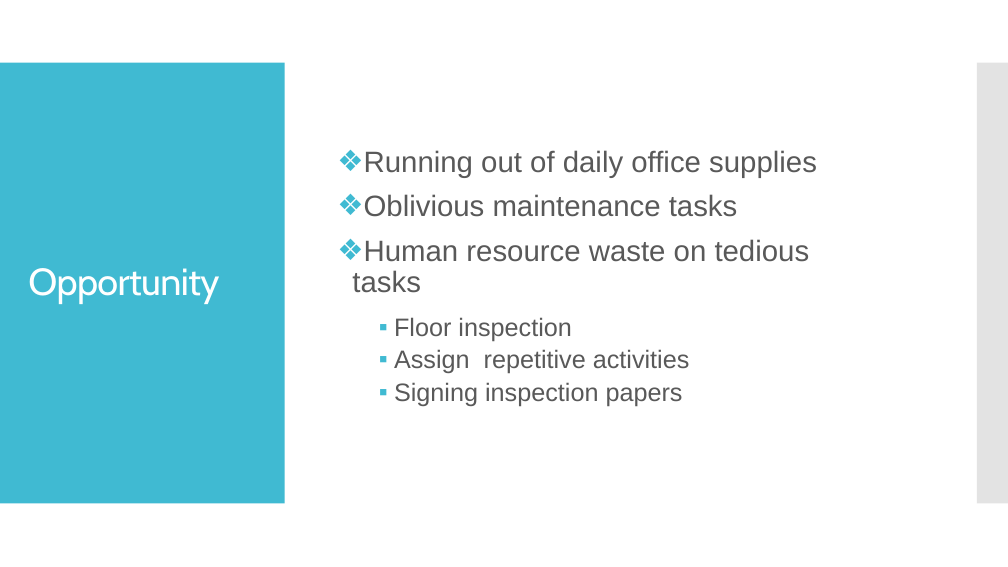
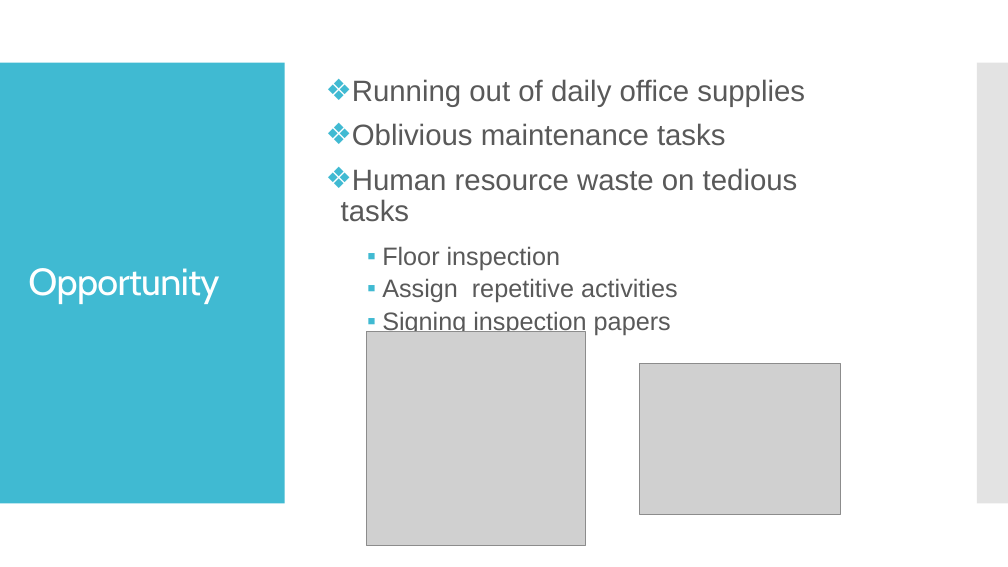
Before and after one commit to k4rriL/ATS, a slide deck: slide 2 of Presentation/Automatic Ticketing System (ATS).pptx. Drawn at 1008x567 pixels with LibreOffice and Linux fonts; fonts in the diff are those of the drawing; grey boxes stand for pictures. Boxes give left, top, right and bottom in pixels: in the first picture for what was removed or moved away, otherwise in the second. Text is boxed around its words. In the diff, an @@ line names an element or a change of style, - is before the commit and + after.

```diff
--- a/Presentation/Automatic Ticketing System (ATS).pptx
+++ b/Presentation/Automatic Ticketing System (ATS).pptx
@@ text "Running out of daily office ...": place and size @@
-text "Running out of daily office ..." at box(352, 150, 817, 406)
+text "Running out of daily office ..." at box(341, 79, 805, 335)
@@ picture added at box(366, 332, 585, 546) @@
@@ picture added at box(640, 364, 841, 514) @@
```
Also in this commit, not shown: 3 other slides changed.
